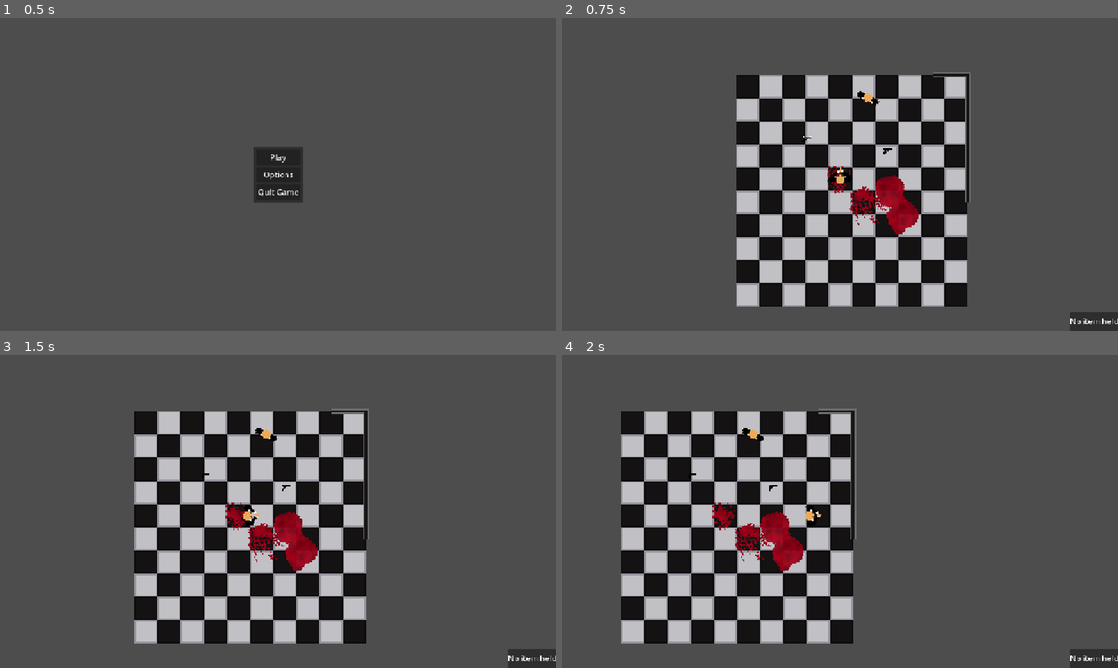
Above: before the commit, frames 1-4 (two rows, left to right).
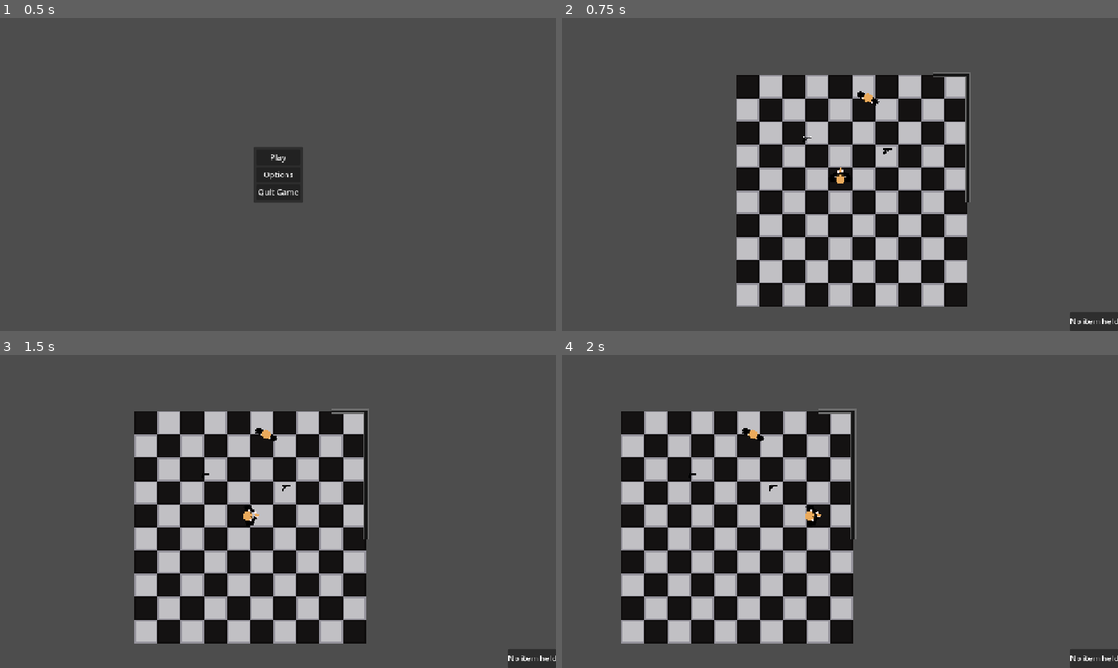
Above: after the commit, the same moments.

Repository: sparkworm/STATE
Game: Godot game, scene res://scenes/game.tscn
The game is run twice, just before and just after one commit, with the same random seed, the same clock (stepped at 60 frames per second) and the same inputs.
Inputs (mouse positions are in pixels of both pictures, inside the frame that each line leads up to):
- Up to frame 1 (0.5 s): no input
- Up to frame 2 (0.75 s): click "Play" at 0.5 s
- Up to frame 3 (1.5 s): tap Enter at 1.25 s; move the mouse to (400, 495) at 1.27 s; press the mouse at (400, 495) at 1.28 s; hold D (move_right) from 1.28 s (still down)
- Up to frame 4 (2 s): keep holding D (move_right)

Frame 1 is identical in both runs. In frame 2, 1.2% of the frame differs, in the area x 47-65%, y 47-70%; in frame 3, 1.3%; in frame 4, 1.3%, in the area x 27-44%, y 47-69%.

Commit message:
Added beginnings of decal system.

Diff:
--- a/autoload/message_bus.gd
+++ b/autoload/message_bus.gd
@@ -21,8 +21,10 @@
 signal update_hud
 ## Called when player's health changes
 signal player_health_changed(new_health: float)
-
+## Spawns a dropped item in Level
 signal dropped_item_spawned(dropped_item: DroppedItem, pos: Vector2)
+## Spawns a decal, such as that of a blood puddle in Level
+signal decal_spawned(decal: Node2D)
 #endregion
 
 ## Called to place a single white pixel at a given location.  Useful for debugging purposes
--- a/project_time.json
+++ b/project_time.json
@@ -1,14 +1,14 @@
 {
-  "2D": 7050.0,
+  "2D": 7279.0,
   "3D": 0.0,
   "ASSETLIB": 0.0,
-  "GAME": 3802.0,
-  "SCRIPT": 30294.0,
+  "GAME": 4344.0,
+  "SCRIPT": 33650.0,
   "current_screen": "Script",
-  "external_time": 21496.0,
+  "external_time": 22167.0,
   "idle_time": 180.0,
   "idle_time_out": 5.0,
-  "project_time": 41163.0,
+  "project_time": 45290.0,
   "rest_time_enabled": false,
   "rest_time_value": 15.0
 }
--- /dev/null
+++ b/scenes/effects/blood_decal.gd
@@ -0,0 +1,29 @@
+class_name BloodDecal
+extends Sprite2D
+
+@export_category("Color")
+@export var final_color: Color = Color(0.369, 0.0, 0.0)
+@export var darkening_time: float = 30
+@export var color_variation: float = 0.1
+@export_category("Scale")
+@export var start_scale := Vector2(0.2,0.2)
+@export var final_scale := Vector2(0.7,0.7)
+@export var growth_time: float = 5
+@export var scale_variation: float = 0.1
+
+
+func _ready() -> void:
+	var darken_tween: Tween = get_tree().create_tween()
+	darken_tween.tween_property(self, "modulate", final_color, darkening_time)
+	scale = start_scale
+	var scale_tween: Tween = get_tree().create_tween()
+	var end_scale: Vector2 = final_scale*randf_range(1-scale_variation, 1+scale_variation)
+	scale_tween.tween_property(self, "scale", end_scale, growth_time)
+
+## Sets the frame of the sprite to a random frame.
+func pick_random_frame() -> void:
+	frame = randi_range(0,num_frames()-1)
+
+## Returns the total number of frames there are.
+func num_frames() -> int:
+	return vframes * hframes
--- a/scenes/effects/blood_decal.tscn
+++ b/scenes/effects/blood_decal.tscn
@@ -1,7 +1,8 @@
-[gd_scene load_steps=6 format=3 uid="uid://tih2ouwvuyvd"]
+[gd_scene load_steps=7 format=3 uid="uid://tih2ouwvuyvd"]
 
 [ext_resource type="Texture2D" uid="uid://chvh6n2jk7qbb" path="res://textures/vfx/decals_sheet.png" id="1_02nqv"]
 [ext_resource type="Shader" uid="uid://dxusprdq6doyd" path="res://shaders/blood_shader.gdshader" id="1_e1kyl"]
+[ext_resource type="Script" uid="uid://dd2ohlks5difb" path="res://scenes/effects/blood_decal.gd" id="3_jpknc"]
 
 [sub_resource type="FastNoiseLite" id="FastNoiseLite_jpknc"]
 noise_type = 2
@@ -18,7 +19,9 @@
 shader_parameter/dimensions = Vector2(320, 32)
 
 [node name="BloodDecal" type="Sprite2D"]
+modulate = Color(1, 0, 0, 1)
 material = SubResource("ShaderMaterial_at2se")
 texture = ExtResource("1_02nqv")
 hframes = 10
-frame = 6
+frame = 3
+script = ExtResource("3_jpknc")
--- /dev/null
+++ b/scenes/effects/decal_transport.gd
@@ -0,0 +1,28 @@
+## A class used for decals that move before becomming stationary.  This class provides the
+## movement/collision logic required to prevent the decal from going through walls.
+## [br][br]
+## Once this body stops, it will kill itself and seamlessly spawn the equivalent decal for
+## performance reasons.
+class_name DecalTransport
+extends RigidBody2D
+
+var decal: BloodDecal
+
+func _ready() -> void:
+	print("started")
+	if decal == null:
+		print("WARNING, decal is null")
+		return
+	add_child(decal)
+
+func _physics_process(_delta: float) -> void:
+	if linear_velocity.length() < 1.0:
+		transform_to_decal()
+
+func transform_to_decal() -> void:
+	print("transforming to decal")
+	remove_child(decal)
+	decal.position = position
+	decal.rotation = rotation
+	MessageBus.decal_spawned.emit(decal)
+	queue_free()
--- /dev/null
+++ b/scenes/effects/decal_transport.tscn
@@ -0,0 +1,16 @@
+[gd_scene load_steps=3 format=3 uid="uid://54fjq33833xr"]
+
+[ext_resource type="Script" uid="uid://bjna5r7b2k722" path="res://scenes/effects/decal_transport.gd" id="1_j1atj"]
+
+[sub_resource type="CircleShape2D" id="CircleShape2D_j1atj"]
+radius = 11.0
+
+[node name="DecalTransport" type="RigidBody2D"]
+collision_layer = 0
+gravity_scale = 0.0
+linear_damp = 2.0
+angular_damp = 0.5
+script = ExtResource("1_j1atj")
+
+[node name="CollisionShape2D" type="CollisionShape2D" parent="."]
+shape = SubResource("CircleShape2D_j1atj")
--- a/scenes/levels/test_level.tscn
+++ b/scenes/levels/test_level.tscn
@@ -14,9 +14,11 @@
 tile_map_data = PackedByteArray("AAAFAPz/AAANAAAAAAAFAPv/AAAOAAEAAAAEAPv/AAAOAAAAAAAFAP3/AAANAAAAAAAFAP7/AAANAAAAAAAFAP//AAANAAAAAAAFAAAAAAANAAAAAAA=")
 
 [node name="BloodLayer2" type="Node2D" parent="Decals" index="0"]
+visible = false
 modulate = Color(0.835718, 1.8049e-06, 1.92523e-07, 0.784314)
 
 [node name="BloodLayer" parent="Decals" index="1"]
+visible = false
 modulate = Color(1, 1, 1, 1)
 self_modulate = Color(0.666667, 0, 0.101961, 0.941176)
 
@@ -30,7 +32,6 @@
 [node name="BloodDecal3" parent="Decals/BloodLayer" index="2" instance=ExtResource("2_yautc")]
 position = Vector2(19, 16)
 rotation = -0.56174
-frame = 3
 
 [node name="BloodDecal4" parent="Decals/BloodLayer" index="3" instance=ExtResource("2_yautc")]
 position = Vector2(44, 24)
--- a/scenes/parent/character.gd
+++ b/scenes/parent/character.gd
@@ -12,6 +12,8 @@
 @export var body: Body
 ## The force, or more precisely, the impulse, applied to an item when dropped.
 @export var item_drop_force: float
+## The scene that will be spawned when Character is hit.
+@export var blood_decal_scene: PackedScene = preload("res://scenes/effects/blood_decal.tscn")
 
 ## The inventory of the character, which contains all ammo
 @onready var inventory: CharacterInventory = $Inventory
@@ -53,11 +55,11 @@
 ## horrible happens
 func reload() -> bool:
 	var weapon: WieldableGun = get_item_held()
+	if weapon == null:
+		print("No weapon to reload")
+		return false
 	if not weapon.can_reload():
 		print("weapon still on cooldown")
-		return false
-	if weapon == null:
-		print("No weapon to reload")
 		return false
 	else:
 		if not inventory.has_ammo_for_weapon(weapon):
@@ -111,3 +113,13 @@
 func take_hit(damage: int) -> void:
 	print(character_name, " took ", damage, " damage!")
 	cpt_health.take_damage(damage)
+	var transport: DecalTransport = \
+			preload("res://scenes/effects/decal_transport.tscn").instantiate()
+	print("applying impulse")
+	transport.apply_impulse(Vector2.from_angle(randf_range(0,2*PI)) * item_drop_force)
+	transport.decal = blood_decal_scene.instantiate()
+	transport.decal.pick_random_frame()
+	transport.position = position
+
+
+	MessageBus.decal_spawned.emit(transport)
--- a/scenes/parent/character.tscn
+++ b/scenes/parent/character.tscn
@@ -12,7 +12,7 @@
 [node name="Character" type="CharacterBody2D"]
 motion_mode = 1
 script = ExtResource("1_2rq4q")
-item_drop_force = 500.0
+item_drop_force = 50.0
 
 [node name="MoveCollision" type="CollisionShape2D" parent="."]
 shape = SubResource("CapsuleShape2D_yaawu")
--- a/scenes/parent/level.gd
+++ b/scenes/parent/level.gd
@@ -4,12 +4,15 @@
 @onready var projectiles: Node2D = $Projectiles
 @onready var effects: Node2D = $Effects
 @onready var dropped_items: Node2D = $DroppedItems
+@onready var decals: Node2D = $Decals
 
 func _ready() -> void:
 	MessageBus.projectile_spawned.connect(spawn_projectile)
 	MessageBus.effect_spawned.connect(spawn_effect)
 	MessageBus.debug_pixel_spawned.connect(spawn_debug_pixel)
 	MessageBus.dropped_item_spawned.connect(spawn_dropped_item)
+	MessageBus.decal_spawned.connect(spawn_decal)
+
 
 ## Adds specified projectile as a child of projectiles
 func spawn_projectile(proj: Projectile) -> void:
@@ -25,5 +28,10 @@
 	pixel.global_position = pos
 	effects.add_child(pixel)
 
+## Spawns the specified DroppedItem in dropped_items
 func spawn_dropped_item(dropped_item: DroppedItem) -> void:
 	dropped_items.add_child(dropped_item)
+
+## Spawns the specified Node2D in decals
+func spawn_decal(decal: Node2D) -> void:
+	decals.add_child(decal)
Not shown, added: scenes/effects/blood_decal.gd.uid
Not shown, added: scenes/effects/decal_transport.gd.uid
